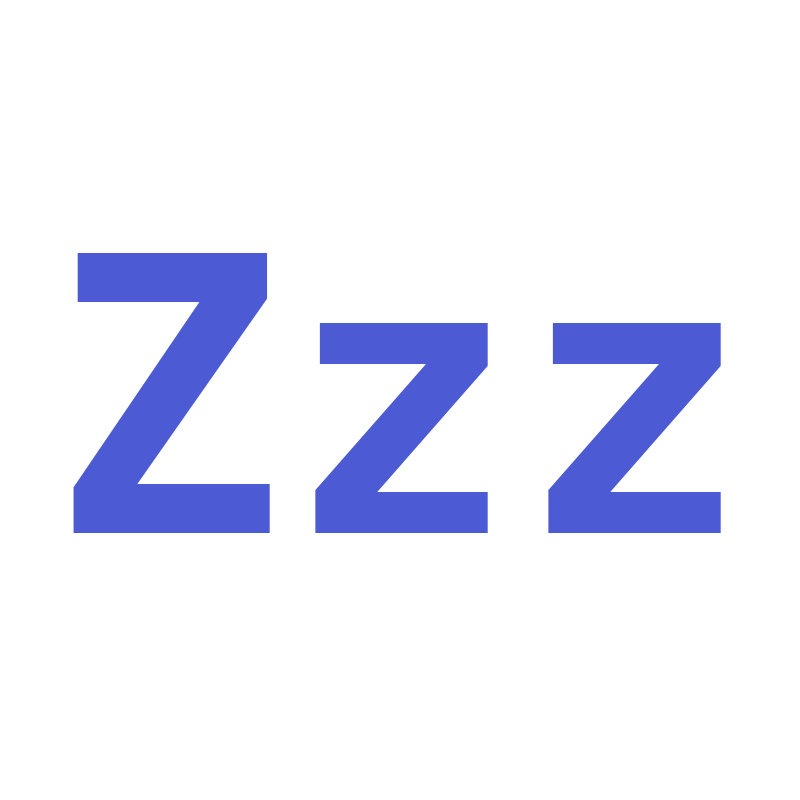
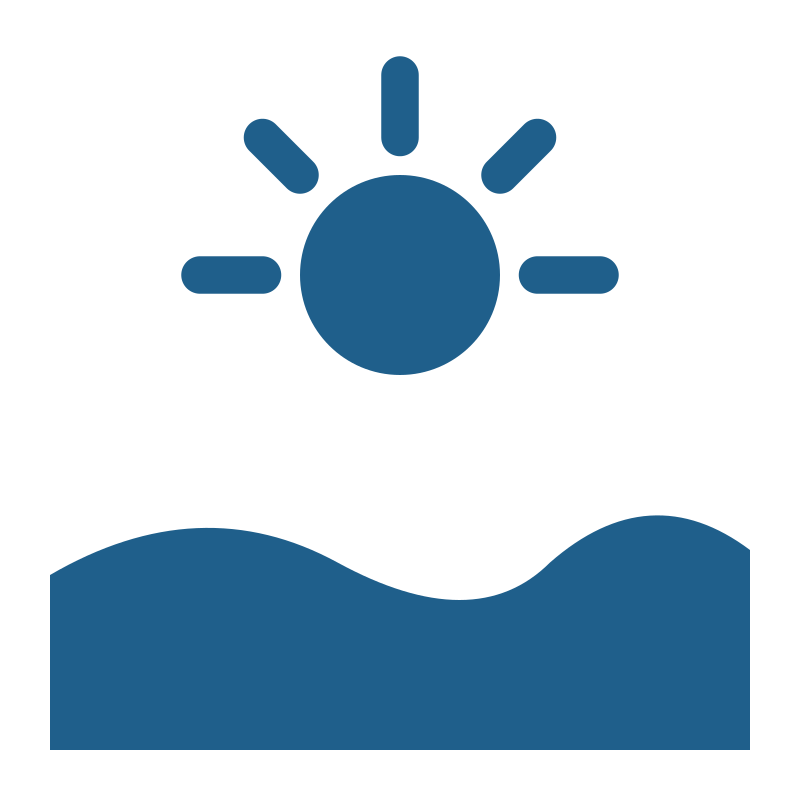
Before/after of a 800×800 layered artwork. What changed in the layer stack:
renamed "Zzz" to "Icon", painted on it over [50, 56, 750, 750]